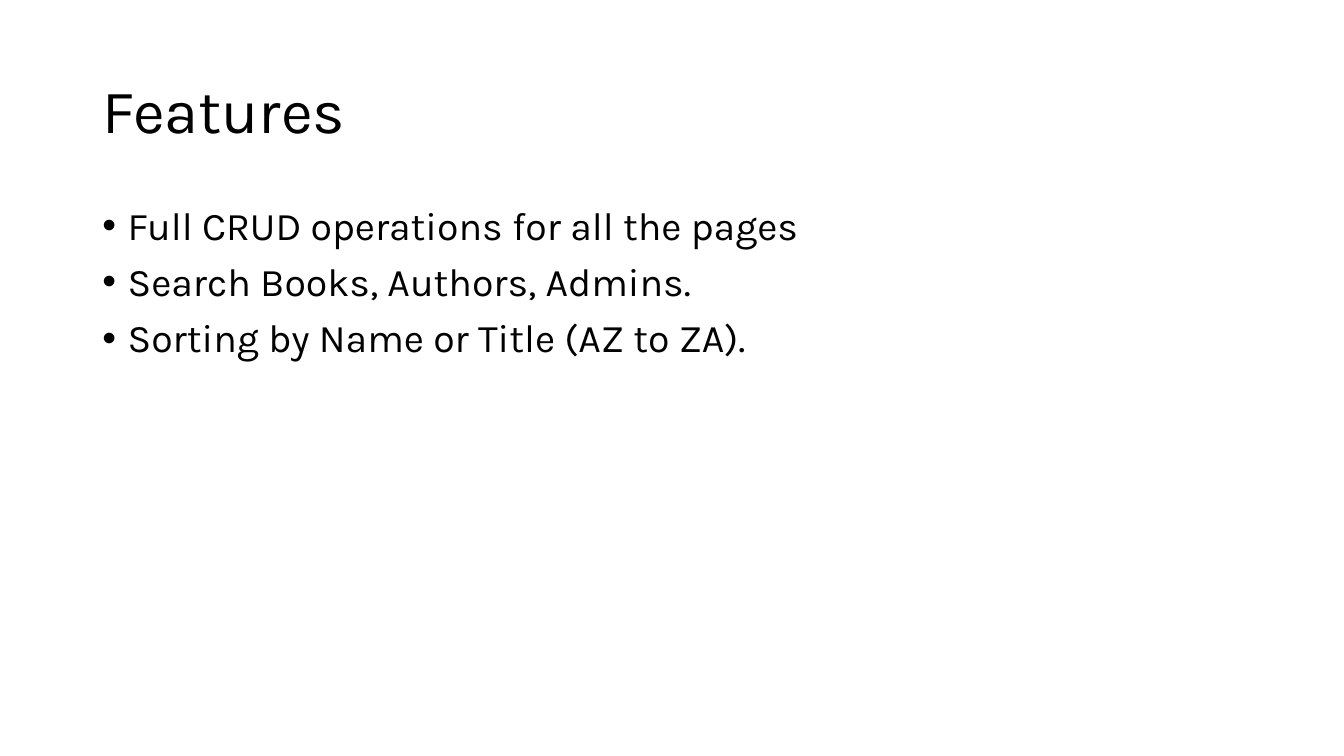
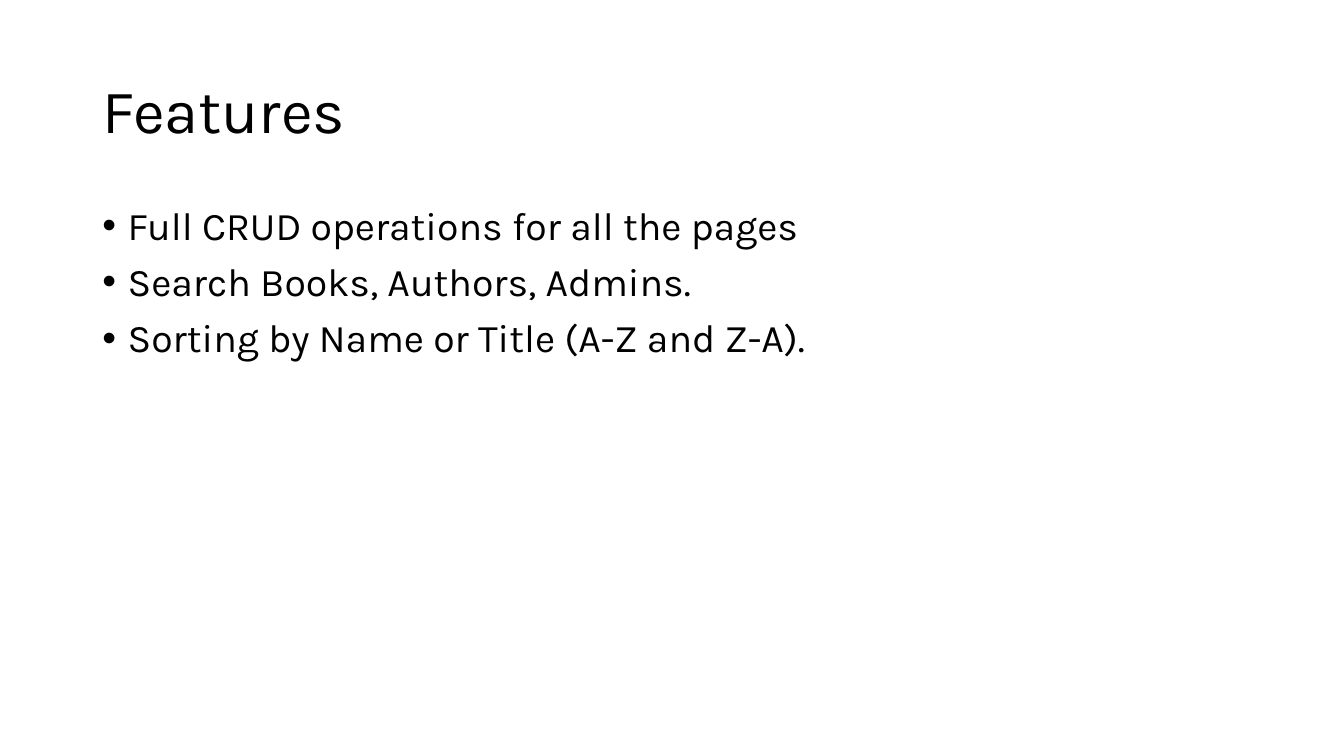
Before and after one commit to DavidSushames/LibraryApp, a slide deck: slide 3 of Presentation Slides.pptx. Drawn at 1344x756 pixels with LibreOffice and Linux fonts; fonts in the diff are those of the drawing. Boxes give left, top, right and bottom in pixels: in the first picture for what was removed or moved away, otherwise in the second. Text is boxed around its words. In the diff, an @@ line names an element or a change of style, - is before the commit and + after.

```diff
--- a/Presentation Slides.pptx
+++ b/Presentation Slides.pptx
@@ text at (128, 323, 805, 362): text changed @@
-• Sorting by Name or Title (AZ to ZA).
+• Sorting by Name or Title (A-Z and Z-A).
```
Also in this commit, not shown: 13 other slides changed, 5 slides added, 55 other files.
